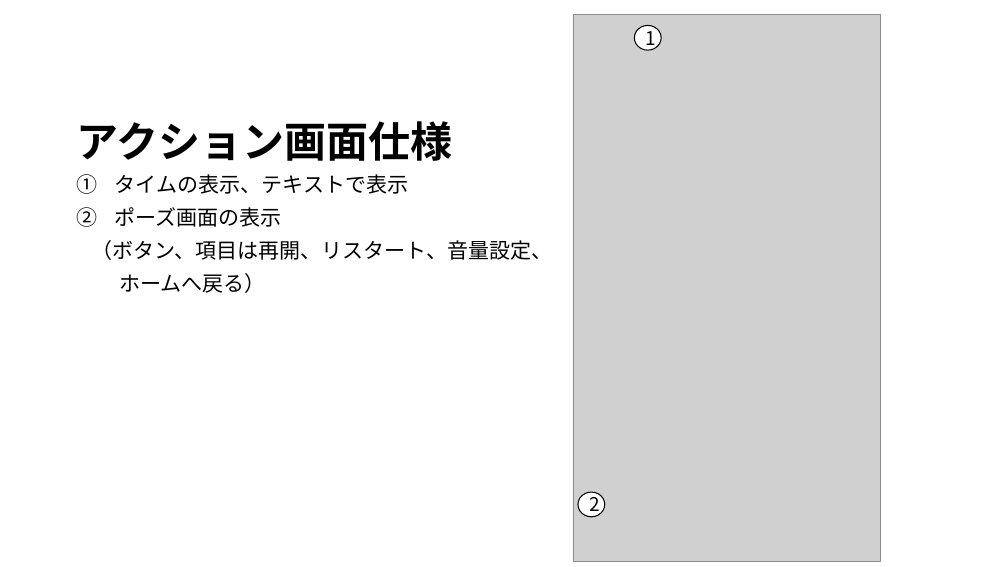
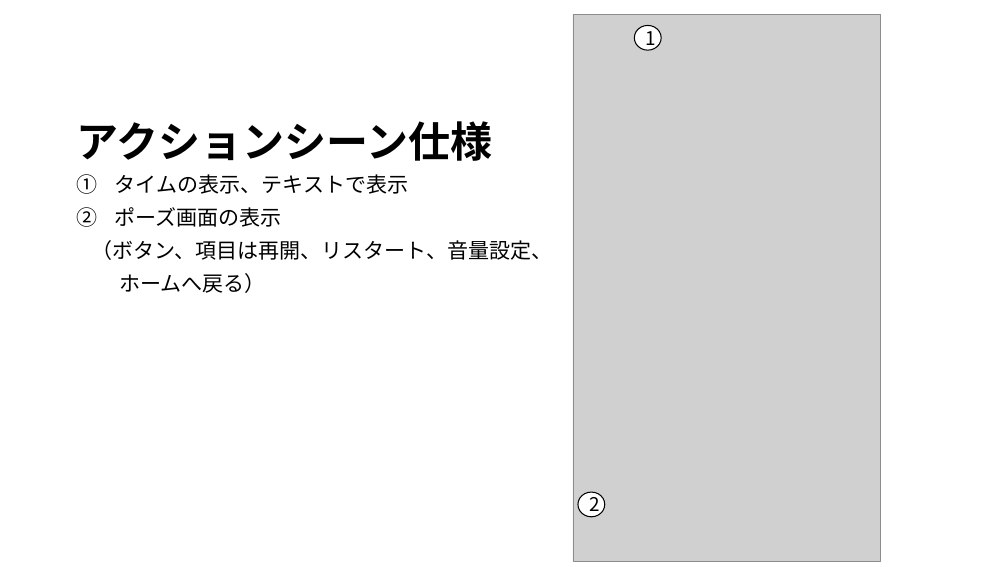
Before and after one commit to JJC-Game/StarChildren, a slide deck: slide 6 of Etc/仕様書/siyousho.pptx (slide 5 before the commit). Drawn at 1008x567 pixels with LibreOffice and Linux fonts; fonts in the diff are those of the drawing; grey boxes stand for pictures. Boxes give left, top, right and bottom in pixels: in the first picture for what was removed or moved away, otherwise in the second. Text is boxed around its words. In the diff, an @@ line names an element or a change of style, - is before the commit and + after.

Commit message:
仕様書更新

```diff
--- a/Etc/仕様書/siyousho.pptx
+++ b/Etc/仕様書/siyousho.pptx
@@ title at [77,121,492,161]: text changed @@
-アクション画面仕様
+アクションシーン仕様
```
Also in this commit, not shown: 3 other slides changed, 2 slides added.
